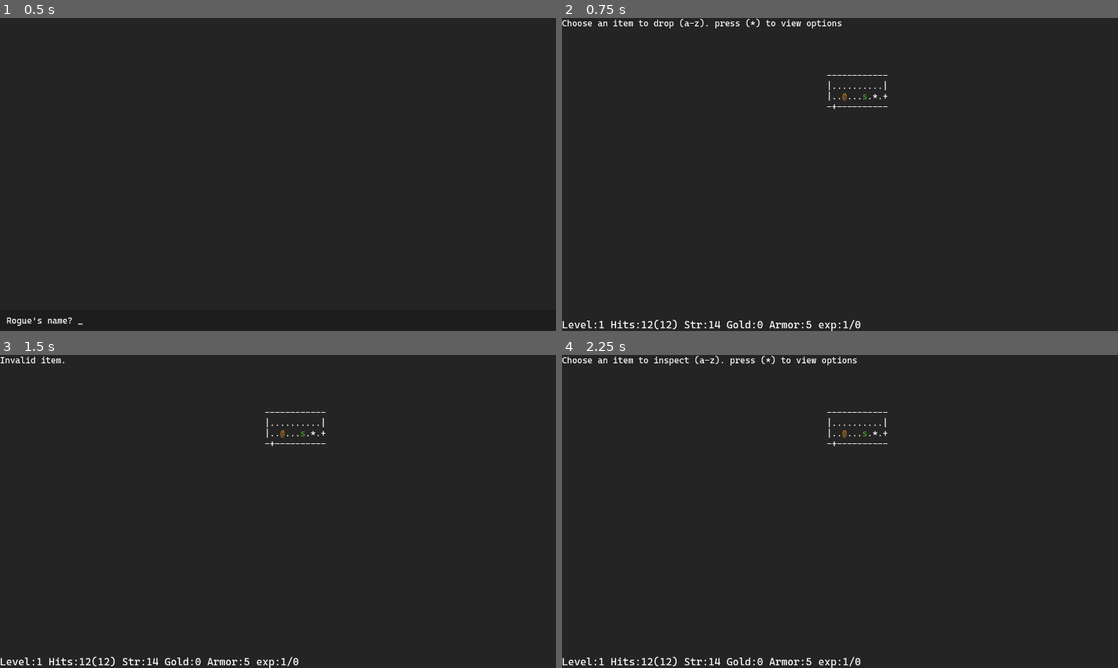
Above: before the commit, frames 1-4 (two rows, left to right).
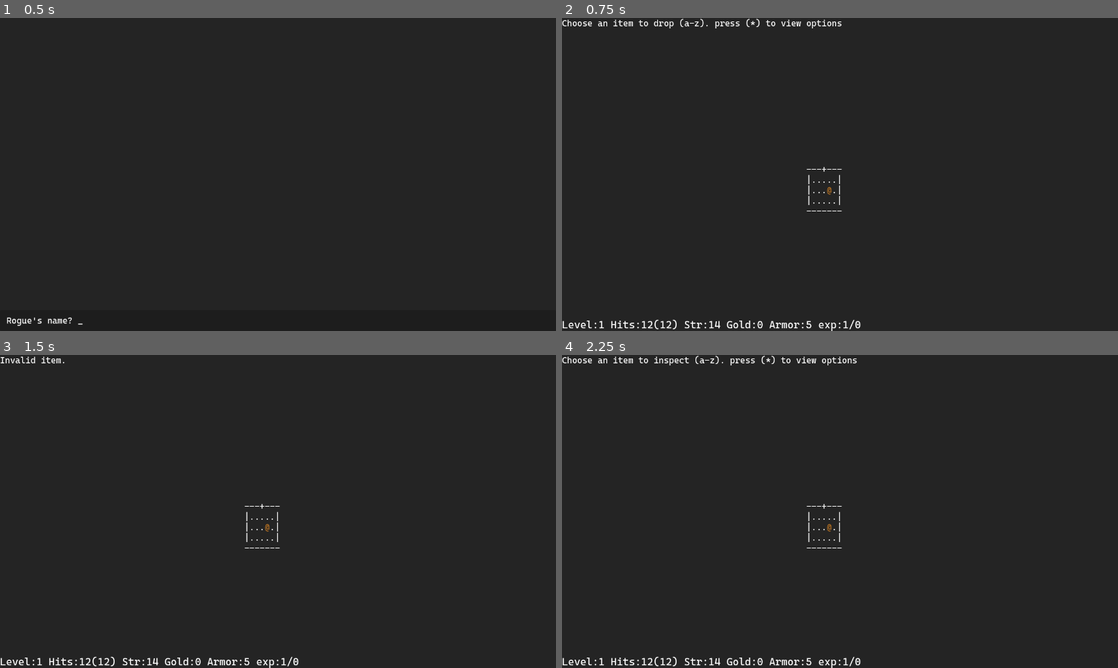
Above: after the commit, the same moments.

Repository: Kristjan-Kessel/GodotRogue
Game: Godot game, scene res://Scenes/StartScreen.tscn
Two runs of this game, one before a commit and one after it. Both use one fixed random seed, a clock stepped at 60 frames per second and the inputs below.
Inputs:
- Up to frame 1 (0.5 s): no input
- Up to frame 2 (0.75 s): tap Enter (enter) at 0.5 s; hold Right (ui_right) from 0.53 s (still down); tap D (command_drop) at 0.6 s
- Up to frame 3 (1.5 s): tap Space (continue) at 1.25 s; release Right (ui_right) at 1.28 s; hold Backspace (backspace) from 1.28 s (still down); tap F (command_find) at 1.35 s
- Up to frame 4 (2.25 s): tap Space (continue) at 2 s; release Backspace (backspace) at 2.03 s; hold Right (ui_right) from 2.03 s (still down); tap E (command_inspect) at 2.1 s

Frame 1 is identical in both runs. In frame 2, 0.2% of the frame differs, in the area x 44-59%, y 18-62%; in frame 3, 0.2%; in frame 4, 0.2%.

Commit message:
Add win screen

Diff:
--- a/Globals/Globals.gd
+++ b/Globals/Globals.gd
@@ -1,8 +1,9 @@
 extends Node
 
-
+# Variables for end screens
 var player_name = ""
 var cause_of_death = ""
+var final_gold = 0
 
 var rng_seed: int = -1
 var rng: RandomNumberGenerator = RandomNumberGenerator.new()
--- /dev/null
+++ b/Scenes/WinScreen.tscn
@@ -0,0 +1,91 @@
+[gd_scene load_steps=4 format=3 uid="uid://bnmmgyj7sejr2"]
+
+[ext_resource type="Script" uid="uid://b8cm4e2gbqr4l" path="res://Scenes/win_screen.gd" id="1_d8xbi"]
+[ext_resource type="FontFile" uid="uid://cqu63ixffio5h" path="res://Assets/CascadiaMono.ttf" id="2_82r0j"]
+
+[sub_resource type="Theme" id="Theme_qdjbu"]
+default_font = ExtResource("2_82r0j")
+default_font_size = 20
+
+[node name="WinScreen" type="Node2D"]
+script = ExtResource("1_d8xbi")
+
+[node name="UI" type="VBoxContainer" parent="."]
+anchors_preset = 5
+anchor_left = 0.5
+anchor_right = 0.5
+offset_right = 1280.0
+offset_bottom = 720.0
+grow_horizontal = 2
+
+[node name="Camera2D" type="Camera2D" parent="UI"]
+anchor_mode = 0
+
+[node name="Background" type="ColorRect" parent="UI"]
+layout_mode = 2
+size_flags_vertical = 3
+color = Color(0.140447, 0.140447, 0.140447, 1)
+
+[node name="VBoxContainer" type="VBoxContainer" parent="UI/Background"]
+layout_mode = 1
+anchors_preset = 14
+anchor_top = 0.5
+anchor_right = 1.0
+anchor_bottom = 0.5
+offset_top = -26.0
+offset_bottom = 26.0
+grow_horizontal = 2
+grow_vertical = 2
+
+[node name="1" type="RichTextLabel" parent="UI/Background/VBoxContainer"]
+layout_mode = 2
+size_flags_vertical = 2
+theme = SubResource("Theme_qdjbu")
+bbcode_enabled = true
+text = "Congrats!
+"
+fit_content = true
+scroll_active = false
+autowrap_mode = 0
+horizontal_alignment = 1
+vertical_alignment = 1
+
+[node name="2" type="RichTextLabel" parent="UI/Background/VBoxContainer"]
+layout_mode = 2
+size_flags_vertical = 2
+theme = SubResource("Theme_qdjbu")
+bbcode_enabled = true
+text = "You beat the demo.
+
+
+"
+fit_content = true
+scroll_active = false
+autowrap_mode = 0
+horizontal_alignment = 1
+vertical_alignment = 1
+
+[node name="3" type="RichTextLabel" parent="UI/Background/VBoxContainer"]
+layout_mode = 2
+size_flags_vertical = 2
+theme = SubResource("Theme_qdjbu")
+bbcode_enabled = true
+text = "You found
+"
+fit_content = true
+scroll_active = false
+autowrap_mode = 0
+horizontal_alignment = 1
+vertical_alignment = 1
+
+[node name="Gold" type="RichTextLabel" parent="UI/Background/VBoxContainer"]
+layout_mode = 2
+size_flags_vertical = 2
+theme = SubResource("Theme_qdjbu")
+bbcode_enabled = true
+text = "0 Gold"
+fit_content = true
+scroll_active = false
+autowrap_mode = 0
+horizontal_alignment = 1
+vertical_alignment = 1
--- a/Scenes/lose_screen.gd
+++ b/Scenes/lose_screen.gd
@@ -14,6 +14,6 @@
     var day = current_date.day
     var month = current_date.month
     var month_name = ["", "January", "February", "March", "April", "May", "June", "July", "August", "September", "October", "November", "December"][month]
-    daymonth.text = str(day) + ". " + month_name.to_lower()
+    daymonth.text = str(day) + ". " + month_name
 
     year.text = str(current_date.year)
--- a/Scenes/main.tscn
+++ b/Scenes/main.tscn
@@ -40,7 +40,6 @@
 size_flags_vertical = 2
 theme = SubResource("Theme_pbw6q")
 bbcode_enabled = true
-text = "TEST"
 fit_content = true
 scroll_active = false
 autowrap_mode = 0
@@ -74,4 +73,5 @@
 [connection signal="player_move" from="Player" to="." method="_on_player_move"]
 [connection signal="render_map" from="Player" to="." method="_on_player_render_map"]
 [connection signal="use_stairs" from="Player" to="." method="_on_player_use_stairs"]
+[connection signal="win" from="Player" to="." method="_on_player_win"]
 [connection signal="player_death" from="Player/Stats" to="Player" method="_on_stats_player_death"]
--- /dev/null
+++ b/Scenes/win_screen.gd
@@ -0,0 +1,6 @@
+extends Node2D
+
+@onready var goldtext = $UI/Background/VBoxContainer/Gold
+
+func _ready() -> void:
+    goldtext = "%d gold" % Globals.final_gold
--- a/Scripts/Enemies/centaur.gd
+++ b/Scripts/Enemies/centaur.gd
@@ -5,7 +5,7 @@
 func _ready() -> void:
     health = 20
     armor = 3
-    attack = 12
+    attack = 14
     label = "Centaur"
     ascii = "[color=#632d01]c[/color]"
     min_exp = 2
--- a/Scripts/Items/artifact.gd
+++ b/Scripts/Items/artifact.gd
@@ -8,4 +8,4 @@
     type = Type.USEABLE
 
 func on_use(player: Node):
-    player.log_message.emit("You have won the game.")
+    player.win.emit()
--- a/Scripts/Player/player.gd
+++ b/Scripts/Player/player.gd
@@ -10,6 +10,7 @@
 signal open_help_menu()
 signal use_stairs()
 signal player_death()
+signal win()
 
 # Movement variables
 var move_direction = Vector2.ZERO
--- a/Scripts/main.gd
+++ b/Scripts/main.gd
@@ -19,8 +19,8 @@
     Globals.initialize_randomness()
     print("Using seed: ", Globals.rng_seed)
     ui.update_stats(player, turn)
-    new_level()
-    #test_level("final.txt")
+    #new_level()
+    test_level("final.txt")
     #test_level("test.txt")
 
 func get_tile(position: Vector2) -> Tile:
@@ -280,7 +280,7 @@
         var left_tile = get_tile(player.position + left_direction)
         var right_tile = get_tile(player.position + right_direction)
 
-        # Makes it so the player always starts moving
+        # Because sometimes the find move will start next to an interesting tile, this will skip the first tile.
         if !bypass_important:
             if left_tile != null && left_tile.is_interesting():
                 break
@@ -353,3 +353,8 @@
         new_level()
         ui.update_stats(player,turn)
         render_map()
+
+const WIN_SCENE_PATH := "res://Scenes/WinScreen.tscn"
+func _on_player_win() -> void:
+    Globals.final_gold = player.stats.gold
+    get_tree().change_scene_to_file(WIN_SCENE_PATH)
Not shown, added: Scenes/win_screen.gd.uid
